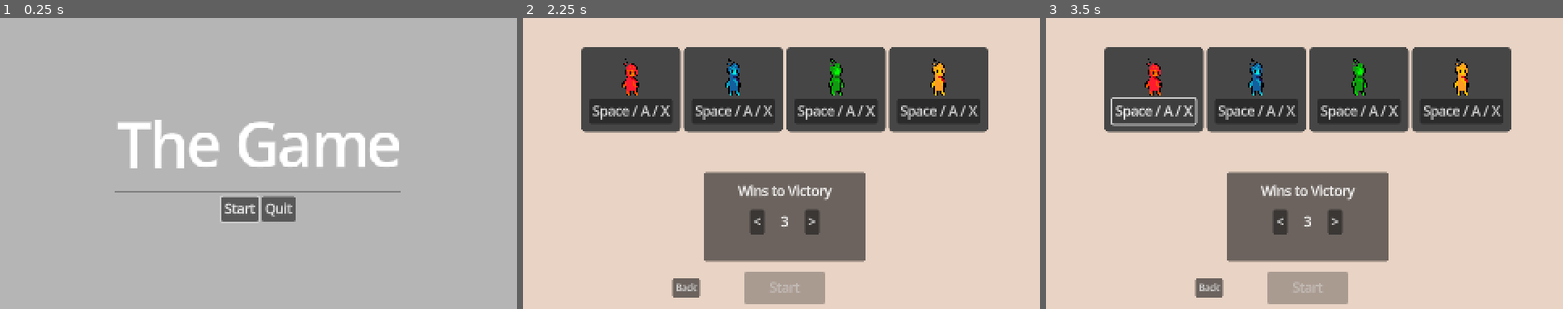
Above: before the commit, frames 1-3 (left to right).
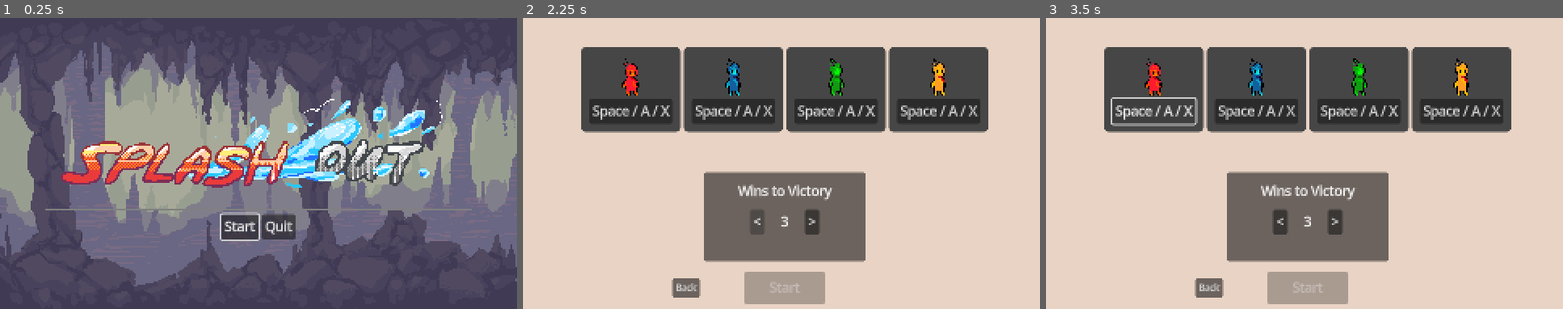
Above: after the commit, the same moments.

Repository: kertox662/GDC-GameJam-W25
Game: Godot game, scene res://game/start/start_screen.tscn
Two runs of this game, one before a commit and one after it. Both use one fixed random seed, a clock stepped at 60 frames per second and the inputs below.
Inputs:
- Up to frame 1 (0.25 s): no input
- Up to frame 2 (2.25 s): click "Start" at 0.5 s; click "Back" at 1.25 s; click "Start" at 2 s
- Up to frame 3 (3.5 s): click "Space / A / X" at 2.75 s

The runs differ from the first frame. In frame 1, 99% of the frame differs, in the area x 0-100%, y 0-100%; in frame 2, less than 0.1%; in frame 3, nothing differs.

Commit message:
added start screen texture

Diff:
--- a/game/start/start_screen.tscn
+++ b/game/start/start_screen.tscn
@@ -1,6 +1,8 @@
-[gd_scene load_steps=2 format=3 uid="uid://dyde6bk82ph4f"]
+[gd_scene load_steps=4 format=3 uid="uid://dyde6bk82ph4f"]
 
 [ext_resource type="Script" path="res://game/start/start_screen.gd" id="1_f8f3u"]
+[ext_resource type="Texture2D" uid="uid://cub1jj61rbdt" path="res://assets/bg og.PNG" id="2_35den"]
+[ext_resource type="Texture2D" uid="uid://brvflhw348032" path="res://assets/splash out logo.PNG" id="3_2133f"]
 
 [node name="StartScreen" type="Control"]
 layout_mode = 3
@@ -11,14 +13,14 @@
 grow_vertical = 2
 script = ExtResource("1_f8f3u")
 
-[node name="Background" type="ColorRect" parent="."]
+[node name="Background" type="TextureRect" parent="."]
 layout_mode = 1
 anchors_preset = 15
 anchor_right = 1.0
 anchor_bottom = 1.0
 grow_horizontal = 2
 grow_vertical = 2
-color = Color(0.71, 0.71, 0.71, 1)
+texture = ExtResource("2_35den")
 
 [node name="ContentMargins" type="MarginContainer" parent="."]
 layout_mode = 1
@@ -33,11 +35,9 @@
 size_flags_horizontal = 4
 size_flags_vertical = 4
 
-[node name="Title" type="Label" parent="ContentMargins/ContentVbox"]
+[node name="TextureRect" type="TextureRect" parent="ContentMargins/ContentVbox"]
 layout_mode = 2
-theme_override_font_sizes/font_size = 72
-text = "The Game"
-horizontal_alignment = 1
+texture = ExtResource("3_2133f")
 
 [node name="HSeparator" type="HSeparator" parent="ContentMargins/ContentVbox"]
 layout_mode = 2
Not shown, added: assets/sprite_sheet-1.png.import
Not shown, added: assets/sprite_sheet-2.png.import
Not shown, added: assets/sprite_sheet-3.png.import
